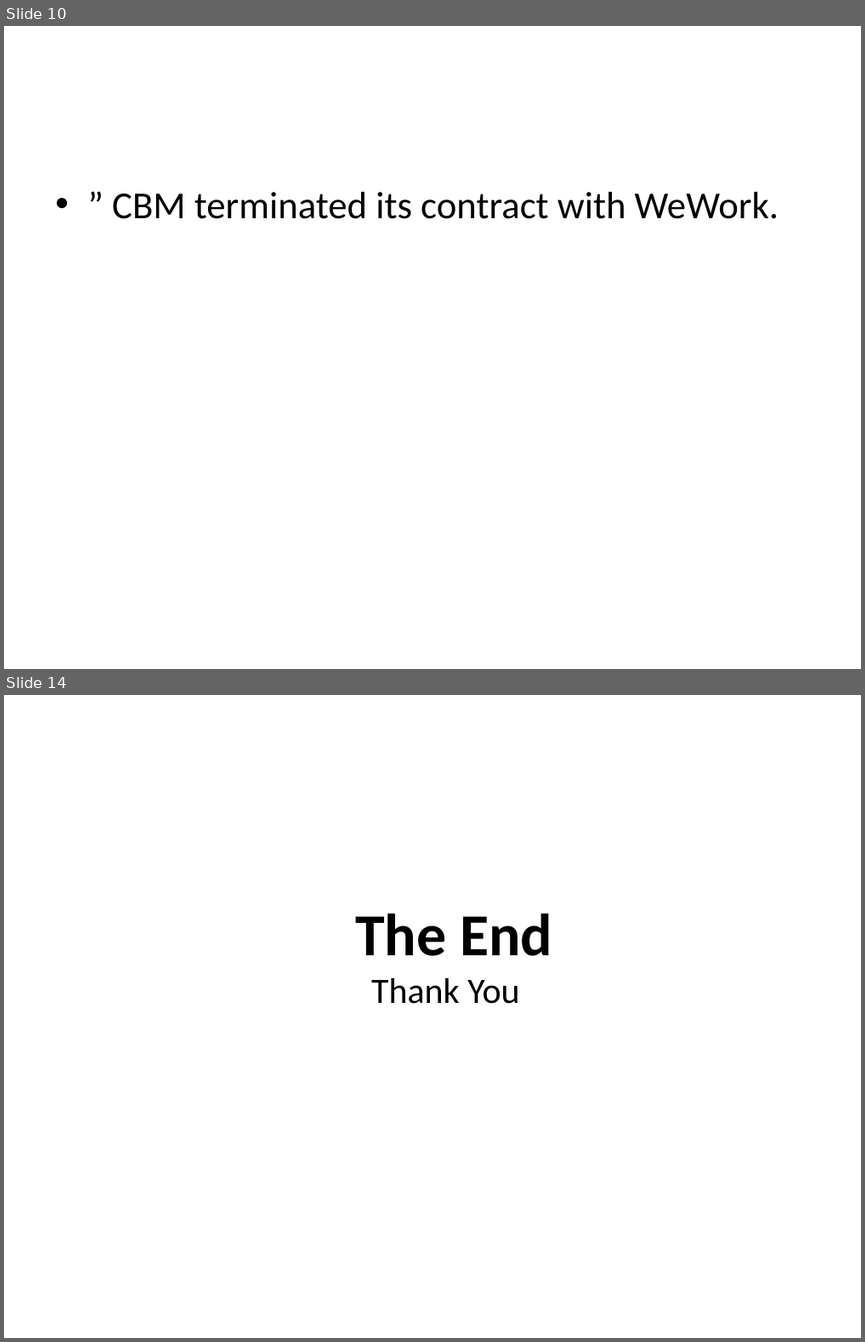
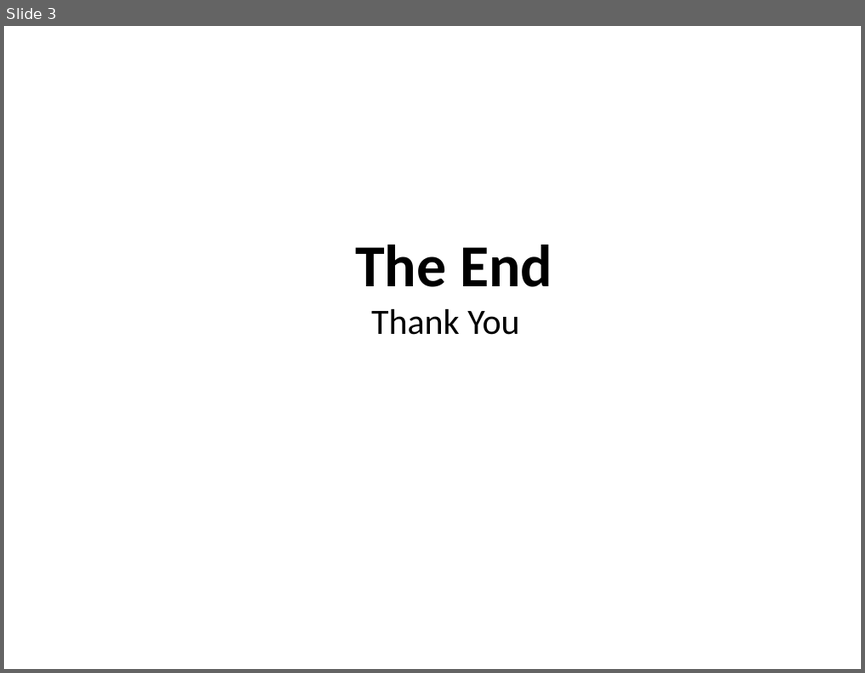
Before and after one commit to xinghai-zhang/Mhacks6, a slide deck: FlaskWebProject1/static/test.pptx. Shown one above the other, each under a label of ours: slides 10 and 14 before the commit, slide 3 after it; the slides between them are not shown. The pictures are 865x1342 and 865x673 pixels, drawn with LibreOffice and Linux fonts; fonts in the diff are those of the drawing. Boxes give left, top, right and bottom in pixels: in the first picture for what was removed or moved away, otherwise in the second. Text is boxed around its words. In the diff, an @@ line names an element or a change of style, - is before the commit and + after.

```diff
--- a/FlaskWebProject1/static/test.pptx
+++ b/FlaskWebProject1/static/test.pptx
@@ slide 10 removed at (4, 26, 861, 669), background #FFFFFF @@
@@ text removed at (112, 192, 778, 219) @@
-• ” CBM terminated its contract with WeWork.
@@ what was slide 14 is now slide 3 @@
```
Also in this commit, not shown: 2 slides added, 12 other slides removed, 19 other files.
